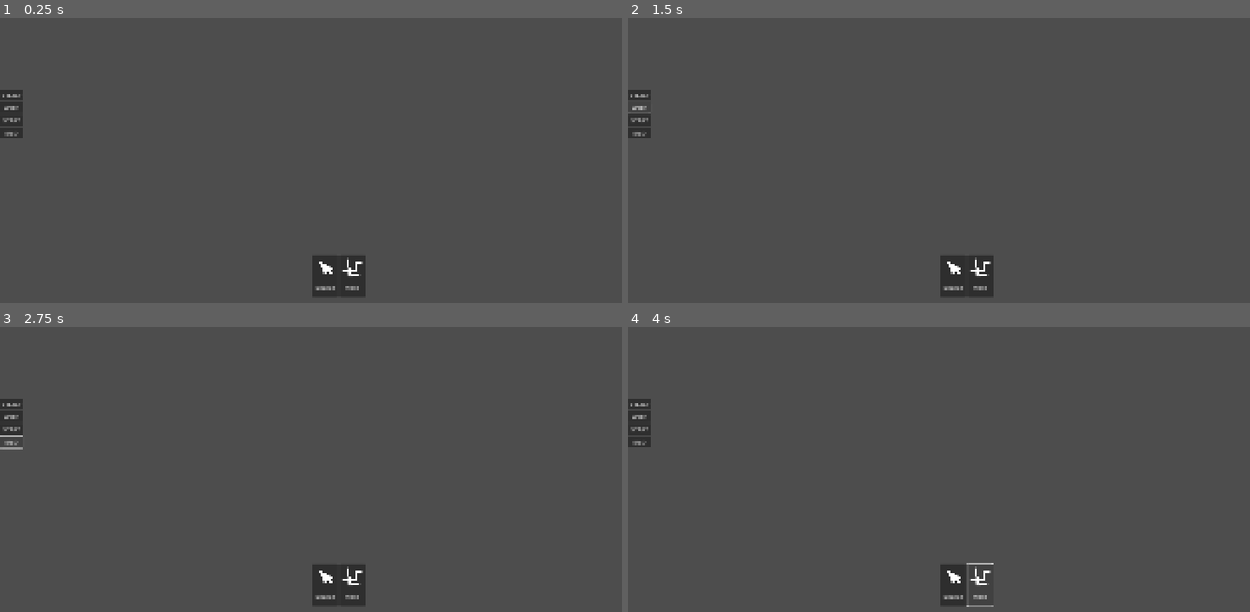
Above: before the commit, frames 1-4 (two rows, left to right).
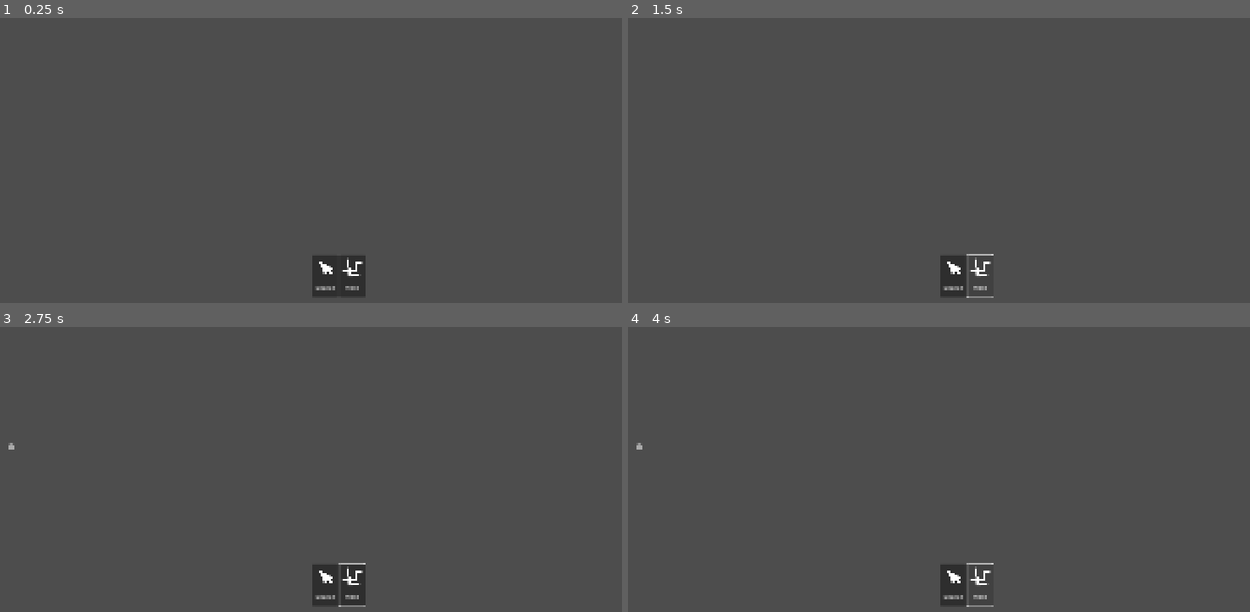
Above: after the commit, the same moments.

Repository: Aisudoragon/logic-gates
Game: Godot game, scene res://scenes/levels/playground/playground.tscn
The game is run twice, just before and just after one commit, with the same random seed, the same clock (stepped at 60 frames per second) and the same inputs. The engine's default icon, where the game draws it, is replaced by a stand-in: a white triangle on a blue panel in a dark square.
Inputs (mouse positions are in pixels of both pictures, inside the frame that each line leads up to):
- Up to frame 1 (0.25 s): no input
- Up to frame 2 (1.5 s): click "SELECT" at 0.5 s; click "WIRE" at 1.25 s
- Up to frame 3 (2.75 s): click (12, 441) at 2 s, where only the run before the commit has a clickable "END"
- Up to frame 4 (4 s): click "SELECT" at 2.75 s; click "WIRE" at 3.5 s

The runs differ from the first frame. In frame 1, 0.5% of the frame differs, in the area x 0-4%, y 25-43%; in frame 2, 0.5%; in frame 3, 0.5%; in frame 4, 0.5%, in the area x 0-4%, y 25-44%.

Commit message:
Small changes

Diff:
--- a/assets/resources/tilesets/gate_tileset.tres
+++ b/assets/resources/tilesets/gate_tileset.tres
@@ -15,8 +15,12 @@
 [sub_resource type="TileSetAtlasSource" id="TileSetAtlasSource_sjw15"]
 texture = ExtResource("1_bvmjg")
 texture_region_size = Vector2i(64, 64)
-0:0/next_alternative_id = 3
+0:0/next_alternative_id = 5
 0:0/0 = 0
+0:0/3 = 3
+0:0/3/modulate = Color(1, 0, 0, 1)
+0:0/4 = 4
+0:0/4/modulate = Color(0, 1, 0, 1)
 1:0/next_alternative_id = 3
 1:0/0 = 0
 1:0/1 = 1
--- a/scenes/levels/playground/playground.gd
+++ b/scenes/levels/playground/playground.gd
@@ -1,13 +1,9 @@
 extends Node2D
 
-@export var wire_layers: Array[WireLogic]
-var active_layer: WireLogic
 var order_queue: Array[Callable]
+var mode_selected: EditorMode.Selected = EditorMode.Selected.SELECT
 @onready var gate_layer: TileMapLayer = $GateLayer
-
-
-func _ready() -> void:
-	active_layer = wire_layers[0]
+@onready var wires_tilemap: Wires = $Wires
 
 
 func _process(_delta: float) -> void:
@@ -19,22 +15,22 @@
 	var mouse_position: Vector2i = gate_layer.local_to_map(get_local_mouse_position())
 
 	if event.is_action_pressed(&"place") or event.is_action_pressed(&"special"):
-		active_layer.add_checkpoint(mouse_position)
+		wires_tilemap.add_checkpoint(mouse_position)
 	if event.is_action_pressed(&"rotate"):
-		active_layer.rotate_checkpoint()
-		active_layer.highlight_wire(mouse_position)
+		wires_tilemap.rotate_checkpoint()
+		wires_tilemap.highlight_wire(mouse_position)
 	if event.is_action_released(&"place"):
-		active_layer.draw_wire()
+		wires_tilemap.draw_wire()
 	if event.is_action_pressed(&"destroy"):
-		active_layer.delete_wire(mouse_position)
+		wires_tilemap.delete_wire(mouse_position)
 
 	if event is InputEventMouseMotion:
 		if Input.is_action_pressed(&"place"):
-			active_layer.highlight_wire(mouse_position)
+			wires_tilemap.highlight_wire(mouse_position)
 		else:
-			active_layer.highlight_point(mouse_position)
+			wires_tilemap.highlight_point(mouse_position)
 		if Input.is_action_pressed(&"destroy"):
-			active_layer.delete_wire(mouse_position)
+			wires_tilemap.delete_wire(mouse_position)
 
 
 	#if event.is_action_pressed(&"place"):
@@ -202,7 +198,6 @@
 		#order_queue.append(Callable(self, &"evaluate_gate").bind(tile_coords))
 #
 #
-## TODO dodać możliwość kontynuowania kable z zakończenia a nie tylko jak docelowo jest zakończenie
 #func check_for_wires(tile_coords: Vector2i, state: bool, wire: TileMapLayer,
 		#logic:  TileMapLayer) -> void:
 	#var next_step := Callable(self, &"update_wire")
@@ -242,4 +237,4 @@
 
 
 func _on_editor_interface_mode_selected(mode: EditorMode.Selected) -> void:
-	print(mode)
+	mode_selected = mode
--- a/scenes/levels/playground/playground.tscn
+++ b/scenes/levels/playground/playground.tscn
@@ -24,35 +24,22 @@
 custom_data_layer_0/type = 1
 sources/0 = SubResource("TileSetAtlasSource_qivgt")
 
-[node name="Playground" type="Node2D" node_paths=PackedStringArray("wire_layers")]
+[node name="Playground" type="Node2D"]
 script = ExtResource("1_ywb2o")
-wire_layers = [NodePath("WhiteLayer")]
 
-[node name="LogicLayer2" type="TileMapLayer" parent="."]
+[node name="Wires" type="Node2D" parent="."]
+script = ExtResource("4_kqs0i")
+
+[node name="LogicLayer" type="TileMapLayer" parent="Wires"]
 self_modulate = Color(1, 1, 1, 0.25)
-position = Vector2(10, 10)
 tile_set = SubResource("TileSet_1jhvd")
 
-[node name="WireLayer2" type="TileMapLayer" parent="."]
-self_modulate = Color(0.3, 0.79, 1, 1)
-position = Vector2(10, 10)
+[node name="WireLayer" type="TileMapLayer" parent="Wires"]
 tile_set = ExtResource("2_mw4bp")
 collision_enabled = false
 navigation_enabled = false
 
-[node name="WhiteLayer" type="Node2D" parent="."]
-script = ExtResource("4_kqs0i")
-
-[node name="LogicLayer" type="TileMapLayer" parent="WhiteLayer"]
-self_modulate = Color(1, 1, 1, 0.25)
-tile_set = SubResource("TileSet_1jhvd")
-
-[node name="WireLayer" type="TileMapLayer" parent="WhiteLayer"]
-tile_set = ExtResource("2_mw4bp")
-collision_enabled = false
-navigation_enabled = false
-
-[node name="HighlightLayer" type="TileMapLayer" parent="WhiteLayer"]
+[node name="HighlightLayer" type="TileMapLayer" parent="Wires"]
 self_modulate = Color(1, 1, 1, 0.521569)
 tile_set = ExtResource("2_mw4bp")
 collision_enabled = false
@@ -65,44 +52,6 @@
 anchor_mode = 0
 script = ExtResource("3_dsu8x")
 
-[node name="CanvasLayer" type="CanvasLayer" parent="."]
-
-[node name="Control" type="Control" parent="CanvasLayer"]
-layout_mode = 3
-anchors_preset = 4
-anchor_top = 0.5
-anchor_bottom = 0.5
-grow_vertical = 2
-mouse_filter = 1
-
-[node name="VBoxContainer" type="VBoxContainer" parent="CanvasLayer/Control"]
-layout_mode = 1
-anchors_preset = 4
-anchor_top = 0.5
-anchor_bottom = 0.5
-offset_top = -33.0
-offset_right = 56.0
-offset_bottom = 33.0
-grow_vertical = 2
-mouse_filter = 0
-alignment = 1
-
-[node name="Button4" type="Button" parent="CanvasLayer/Control/VBoxContainer"]
-layout_mode = 2
-text = "SELECT"
-
-[node name="Button" type="Button" parent="CanvasLayer/Control/VBoxContainer"]
-layout_mode = 2
-text = "WIRE"
-
-[node name="Button2" type="Button" parent="CanvasLayer/Control/VBoxContainer"]
-layout_mode = 2
-text = "START"
-
-[node name="Button3" type="Button" parent="CanvasLayer/Control/VBoxContainer"]
-layout_mode = 2
-text = "END"
-
 [node name="EditorInterface" parent="." instance=ExtResource("7_dhyt4")]
 
 [connection signal="mode_selected" from="EditorInterface" to="." method="_on_editor_interface_mode_selected"]
--- a/scenes/levels/playground/wire_logic.gd
+++ b/scenes/levels/playground/wire_logic.gd
@@ -1,5 +1,4 @@
-class_name WireLogic
-extends Node2D
+class_name Wires extends Node2D
 
 var buffer_position: Array[Vector2i]
 var rotated: bool = false
